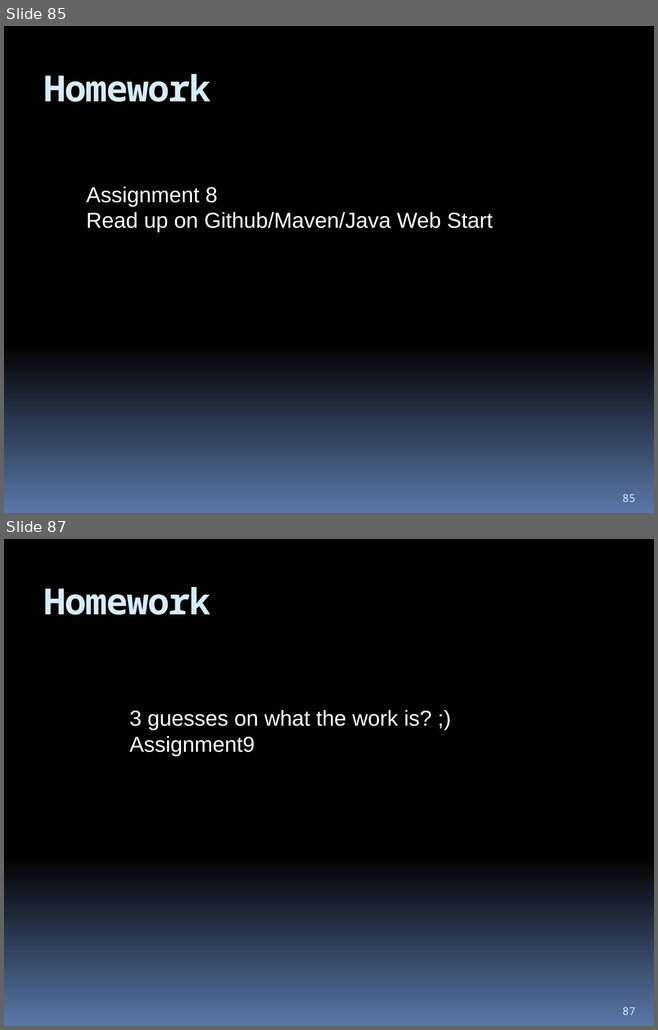
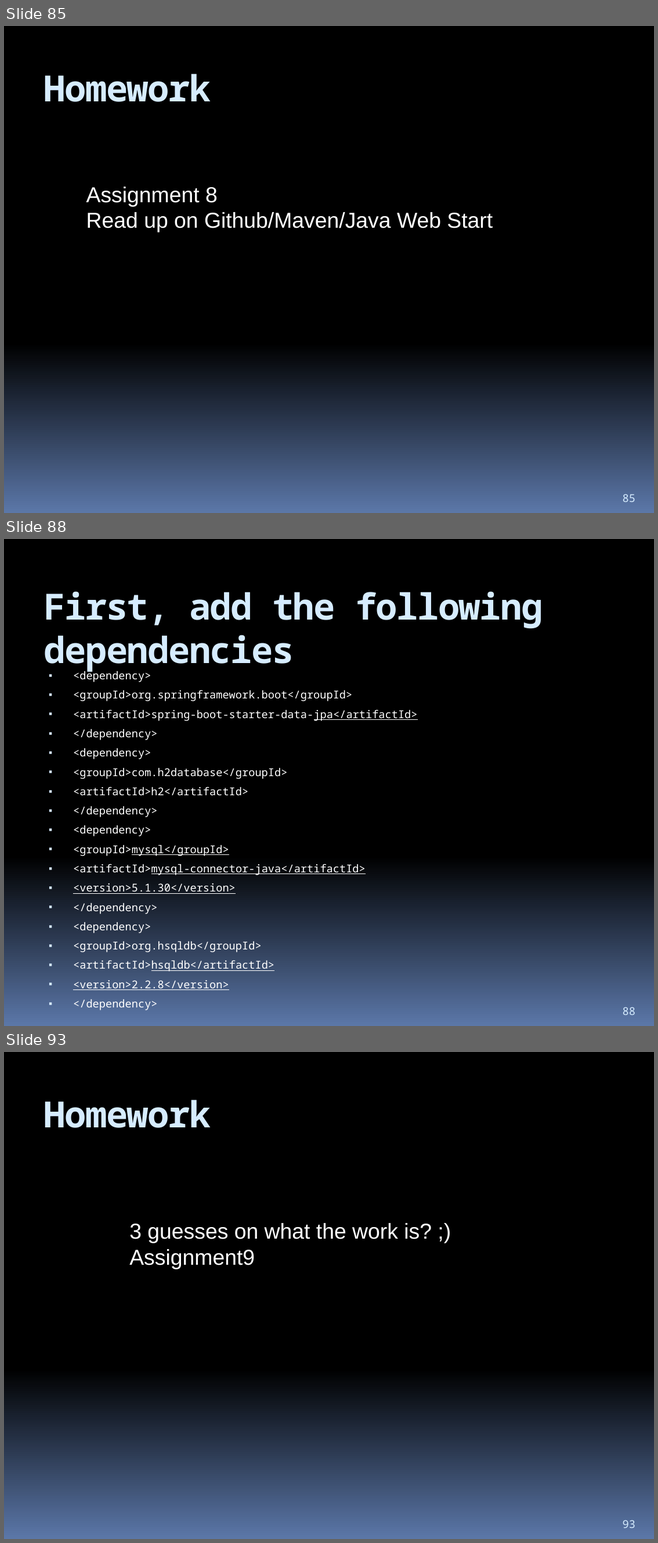
Before and after one commit to hchan/comp2613, a slide deck: coursePresentation.pptx. Shown one above the other, each under a label of ours: slides 85 and 87 before the commit, slides 85, 88 and 93 after it; the slides between them are not shown. The pictures are 658x1030 and 658x1543 pixels, drawn with LibreOffice and Linux fonts; fonts in the diff are those of the drawing. Boxes give left, top, right and bottom in pixels: in the first picture for what was removed or moved away, otherwise in the second. Text is boxed around its words. In the diff, an @@ line names an element or a change of style, - is before the commit and + after.

```diff
--- a/coursePresentation.pptx
+++ b/coursePresentation.pptx
@@ slide 88 added at box(4, 539, 654, 1026), background gradient #000000 to #5B77A8 @@
@@ title added at box(44, 591, 542, 673), 40 pt, text #D6ECFF, bold @@
+First, add the following dependencies
@@ text added at box(73, 669, 417, 990), 12 pt, text #FFFFFF @@
+▪ <dependency>
+▪ <groupId>org.springframework.boot</groupId>
+▪ <artifactId>spring-boot-starter-data-jpa</artifactId>
+▪ </dependency>
+▪ <dependency>
+▪ <groupId>com.h2database</groupId>
+▪ <artifactId>h2</artifactId>
+▪ </dependency>
+▪ <dependency>
+▪ <groupId>mysql</groupId>
+▪ <artifactId>mysql-connector-java</artifactId>
+▪ <version>5.1.30</version>
+▪ </dependency>
+▪ <dependency>
+▪ <groupId>org.hsqldb</groupId>
+▪ <artifactId>hsqldb</artifactId>
+▪ <version>2.2.8</version>
+▪ </dependency>
@@ page number added at box(622, 1007, 635, 1015), 12 pt, text #D6ECFF @@
+88
@@ what was slide 87 is now slide 93 @@
@@ page number at box(622, 1520, 635, 1528): text changed @@
-87
+93
```
Also in this commit, not shown: 6 other slides added, 1 slide removed, 7 other files.
